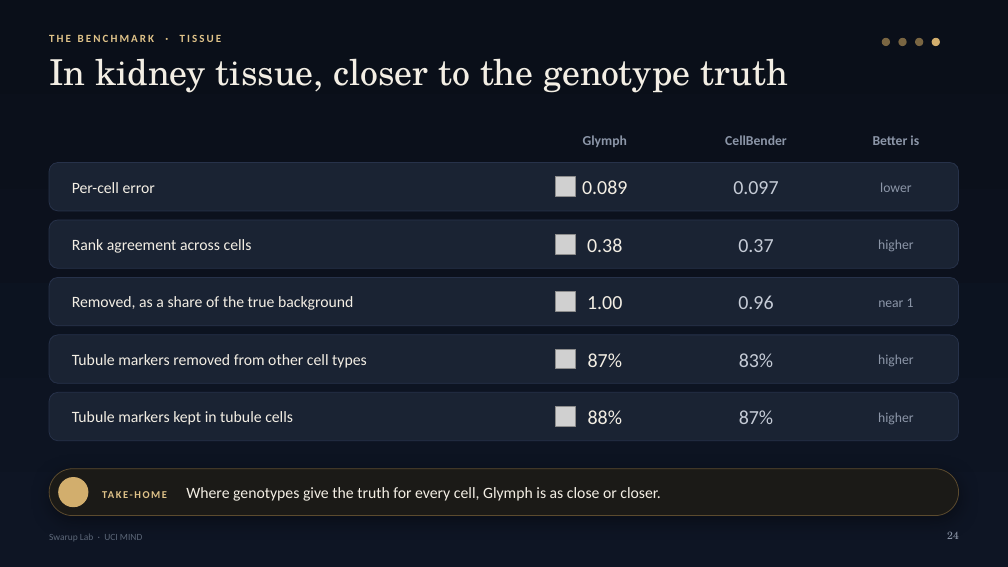
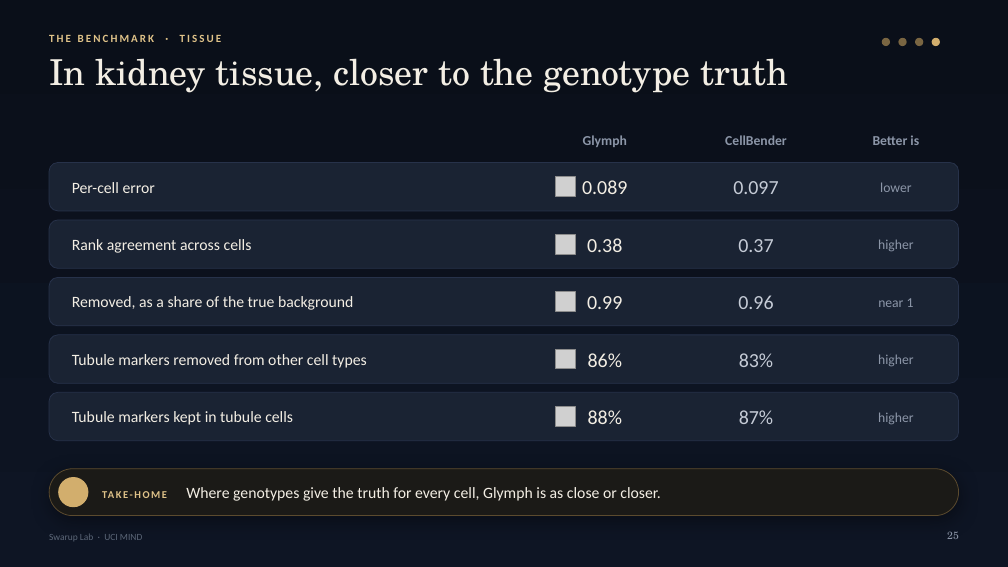
Before and after one commit to swaruplab/glymph, a slide deck: slide 25 of reports/Glymph_overview_dark.pptx (slide 24 before the commit). Drawn at 1008x567 pixels with LibreOffice and Linux fonts; fonts in the diff are those of the drawing; grey boxes stand for pictures; background and template pictures are left out. Boxes give left, top, right and bottom in pixels: in the first picture for what was removed or moved away, otherwise in the second. Text is boxed around its words. In the diff, an @@ line names an element or a change of style, - is before the commit and + after.

```diff
--- a/reports/Glymph_overview_dark.pptx
+++ b/reports/Glymph_overview_dark.pptx
@@ text at [587,296,622,309]: text changed @@
-1.00
+0.99
@@ text at [588,353,622,367]: text changed @@
-87%
+86%
@@ text at [947,531,959,539]: text changed @@
-24
+25
```
Also in this commit, not shown: 8 other slides changed, 1 slide added, 27 other files.
